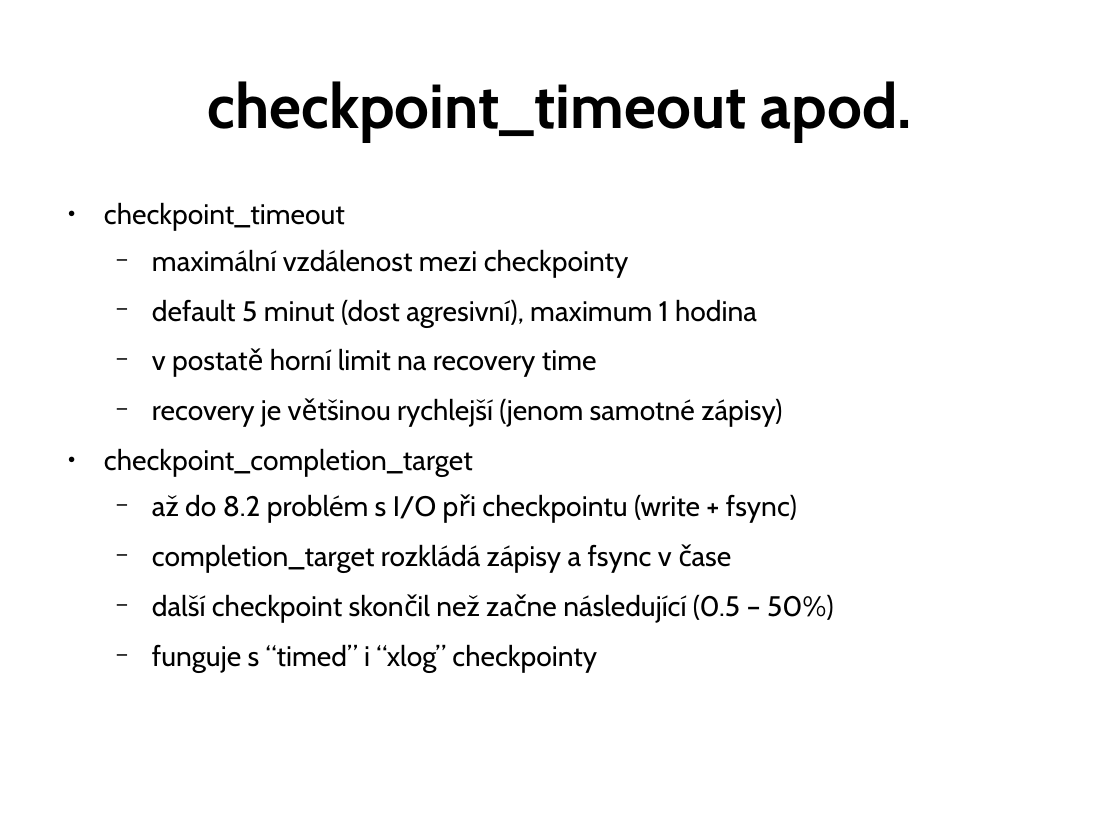
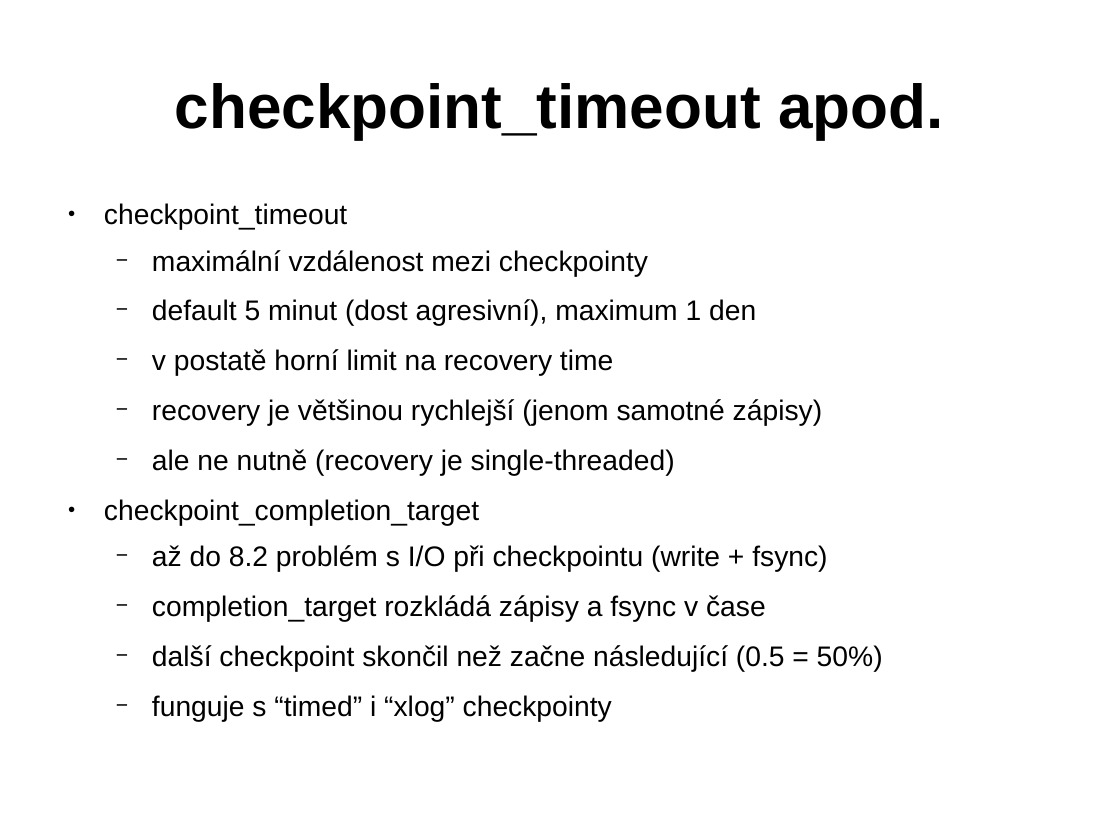
Before and after one commit to tvondra/perf_tuning_training, a slide deck: slide 22 of perf-tuning-training.odp (slide 45 before the commit). Drawn at 1120x840 pixels with LibreOffice and Linux fonts; fonts in the diff are those of the drawing. Boxes give left, top, right and bottom in pixels: in the first picture for what was removed or moved away, otherwise in the second. Text is boxed around its words. In the diff, an @@ line names an element or a change of style, - is before the commit and + after.

```diff
--- a/perf-tuning-training.odp
+++ b/perf-tuning-training.odp
@@ title "checkpoint_timeout apod." at [175, 83, 943, 139]: font Cabin to Arial @@
@@ text at [104, 203, 827, 722]: font Cabin to Arial in "checkpoint_timeout", "maximální vzdálenost mezi checkpointy", "v postatě horní limit na recovery time", "recovery je většinou rychlejší (jenom samotné zápisy)" and 4 more places @@
@@ text at [152, 299, 756, 326]: text changed; font Cabin to Arial @@
-  − default 5 minut (dost agresivní), maximum 1 hodina
+  − default 5 minut (dost agresivní), maximum 1 den
@@ text at [152, 449, 675, 476]: paragraph added @@
+  − ale ne nutně (recovery je single-threaded)
@@ text at [152, 645, 883, 672]: text changed; font Cabin to Arial @@
-  − další checkpoint skončil než začne následující (0.5 – 50%)
+  − další checkpoint skončil než začne následující (0.5 = 50%)
```
Also in this commit, not shown: 45 other slides changed, 11 slides added, 15 slides removed.
